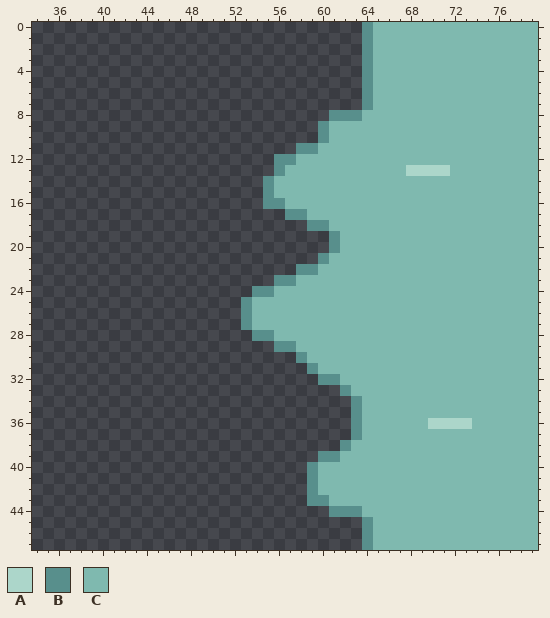
One commit to this pixel-art file: ArtReview/E3-E2-Art-20261103/Native/river_flood_low.aseprite. Above, as it was before the edit.
80x48 pixels, 1 frame. Shown: x 34..79, y 0..47.
Palette (. is transparent): A #acd6ca  B #588f8c  C #7fb9af
Pixels before, first column x 53:
 0 ...........BCCCCCCCCCCCCCCC
 1 ...........BCCCCCCCCCCCCCCC
 2 ...........BCCCCCCCCCCCCCCC
 3 ...........BCCCCCCCCCCCCCCC
 4 ...........BCCCCCCCCCCCCCCC
 5 ...........BCCCCCCCCCCCCCCC
 6 ...........BCCCCCCCCCCCCCCC
 7 ...........BCCCCCCCCCCCCCCC
 8 ........BBBCCCCCCCCCCCCCCCC
 9 .......BCCCCCCCCCCCCCCCCCCC
10 .......BCCCCCCCCCCCCCCCCCCC
11 .....BBCCCCCCCCCCCCCCCCCCCC
12 ...BBCCCCCCCCCCCCCCCCCCCCCC
13 ...BCCCCCCCCCCCAAAACCCCCCCC
14 ..BCCCCCCCCCCCCCCCCCCCCCCCC
15 ..BCCCCCCCCCCCCCCCCCCCCCCCC
16 ..BBCCCCCCCCCCCCCCCCCCCCCCC
17 ....BBCCCCCCCCCCCCCCCCCCCCC
18 ......BBCCCCCCCCCCCCCCCCCCC
19 ........BCCCCCCCCCCCCCCCCCC
20 ........BCCCCCCCCCCCCCCCCCC
21 .......BCCCCCCCCCCCCCCCCCCC
22 .....BBCCCCCCCCCCCCCCCCCCCC
23 ...BBCCCCCCCCCCCCCCCCCCCCCC
24 .BBCCCCCCCCCCCCCCCCCCCCCCCC
25 BCCCCCCCCCCCCCCCCCCCCCCCCCC
26 BCCCCCCCCCCCCCCCCCCCCCCCCCC
27 BCCCCCCCCCCCCCCCCCCCCCCCCCC
28 .BBCCCCCCCCCCCCCCCCCCCCCCCC
29 ...BBCCCCCCCCCCCCCCCCCCCCCC
30 .....BCCCCCCCCCCCCCCCCCCCCC
31 ......BCCCCCCCCCCCCCCCCCCCC
32 .......BBCCCCCCCCCCCCCCCCCC
33 .........BCCCCCCCCCCCCCCCCC
34 ..........BCCCCCCCCCCCCCCCC
35 ..........BCCCCCCCCCCCCCCCC
36 ..........BCCCCCCAAAACCCCCC
37 ..........BCCCCCCCCCCCCCCCC
38 .........BCCCCCCCCCCCCCCCCC
39 .......BBCCCCCCCCCCCCCCCCCC
40 ......BCCCCCCCCCCCCCCCCCCCC
41 ......BCCCCCCCCCCCCCCCCCCCC
42 ......BCCCCCCCCCCCCCCCCCCCC
43 ......BBCCCCCCCCCCCCCCCCCCC
44 ........BBBCCCCCCCCCCCCCCCC
45 ...........BCCCCCCCCCCCCCCC
46 ...........BCCCCCCCCCCCCCCC
47 ...........BCCCCCCCCCCCCCCC
Once edited:
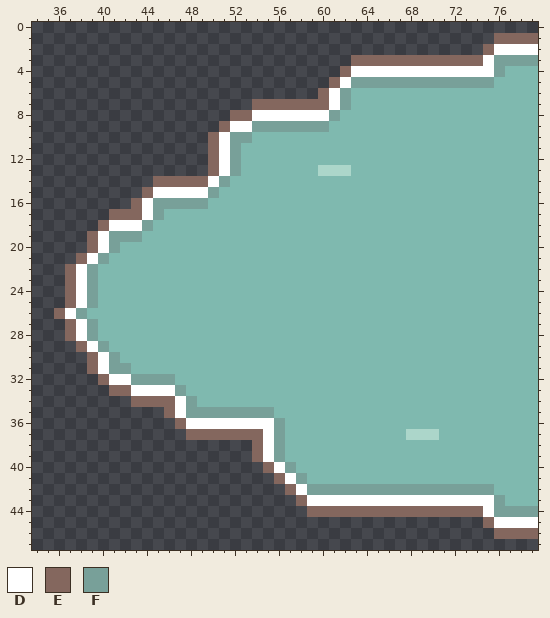
Colours new in this view: D #ffffff  E #84675e  F #78a099
Commit: Refine flood banks and fill northeast ferry sea context
Changes in this commit:
Changed rows in their new state; - is an unchanged pixel.
first column x 36:
 0 ----------------------------................
 1 ----------------------------............EEEE
 2 ----------------------------...........EDDDD
 3 ---------------------------EEEEEEEEEEEEDFFFF
 4 --------------------------EDDDDDDDDDDDDDF---
 5 -------------------------EDFFFFFFFFFFFFF----
 6 ------------------------EDFCC---------------
 7 ------------------EEEEEEEDFCC---------------
 8 ----------------EEDDDDDDDFCC----------------
 9 ---------------EDDFFFFFFF-------------------
10 --------------EDFFCCCCCCC-------------------
11 --------------EDFCCCCCCC--------------------
12 --------------EDFCCCCC----------------------
13 --------------EDFCCCC---AAA-----CCCC--------
14 ---------EEEEEDFCCCC------------------------
15 --------EDDDDDFCCCCC------------------------
16 -------EDFFFFFCCCCCCC-----------------------
17 -----EEEDFCCCCCCCCCCCCC---------------------
18 ----EDDDFCCCCCCCCCCCCCCCC-------------------
19 ---EDFFFCCCCCCCCCCCCCCCCCC------------------
20 ---EDFCCCCCCCCCCCCCCCCCCCC------------------
21 --EDFCCCCCCCCCCCCCCCCCCCC-------------------
22 -EDFCCCCCCCCCCCCCCCCCCCC--------------------
23 -EDFCCCCCCCCCCCCCCCCCC----------------------
24 -EDFCCCCCCCCCCCCCCCC------------------------
25 -EDFCCCCCCCCCCCCCC--------------------------
26 EDFCCCCCCCCCCCCCCC--------------------------
27 -EDFCCCCCCCCCCCCCC--------------------------
28 -EDFCCCCCCCCCCCCCCCC------------------------
29 --EDFCCCCCCCCCCCCCCCCC----------------------
30 ---EDFCCCCCCCCCCCCCCCCC---------------------
31 ---EDFFCCCCCCCCCCCCCCCCC--------------------
32 ----EDDFFFFCCCCCCCCCCCCCCC------------------
33 -----EEDDDDFCCCCCCCCCCCCCCC-----------------
34 -------EEEEDFCCCCCCCCCCCCCCC----------------
35 ----------EDFFFFFFFFCCCCCCCC----------------
36 -----------EDDDDDDDDFCCCCCCC------CCCC------
37 ------------EEEEEEEDFCCCCCCC----AAA---------
38 ------------------EDFCCCCCC-----------------
39 ------------------EDFCCCCC------------------
40 -------------------EDFCC--------------------
41 --------------------EDFC--------------------
42 ---------------------EDFFFFFFFFFFFFFFFFF----
43 ----------------------EDDDDDDDDDDDDDDDDDF---
44 -----------------------EEEEEEEEEEEEEEEEDFFFF
45 ----------------------------...........EDDDD
46 ----------------------------............EEEE
47 ----------------------------................
